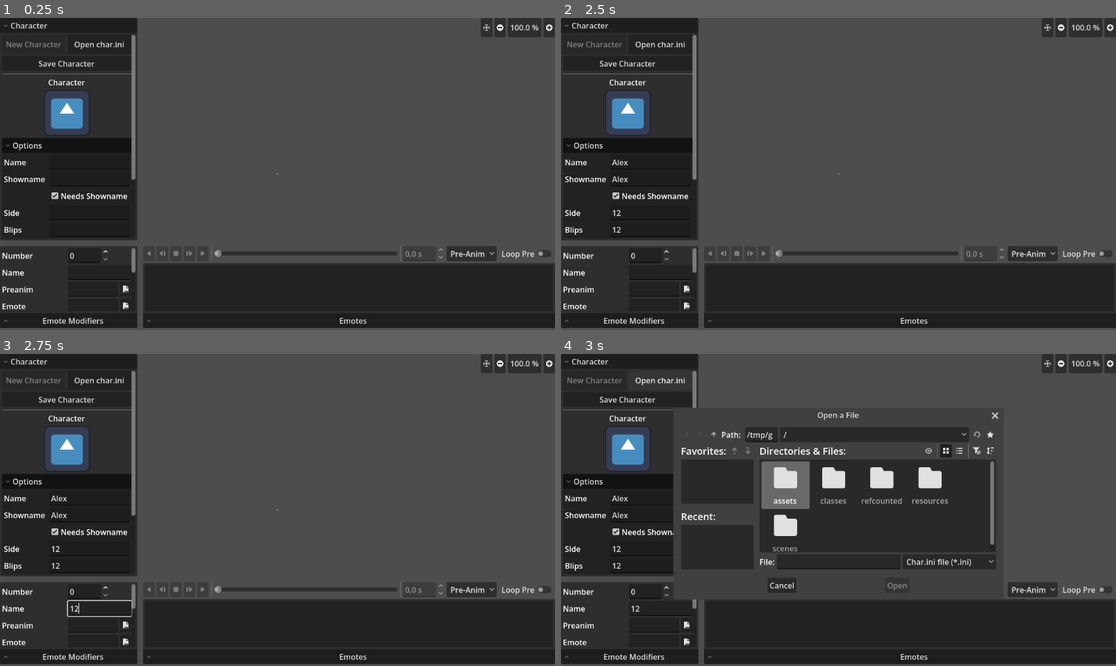
Above: before the commit, frames 1-4 (two rows, left to right).
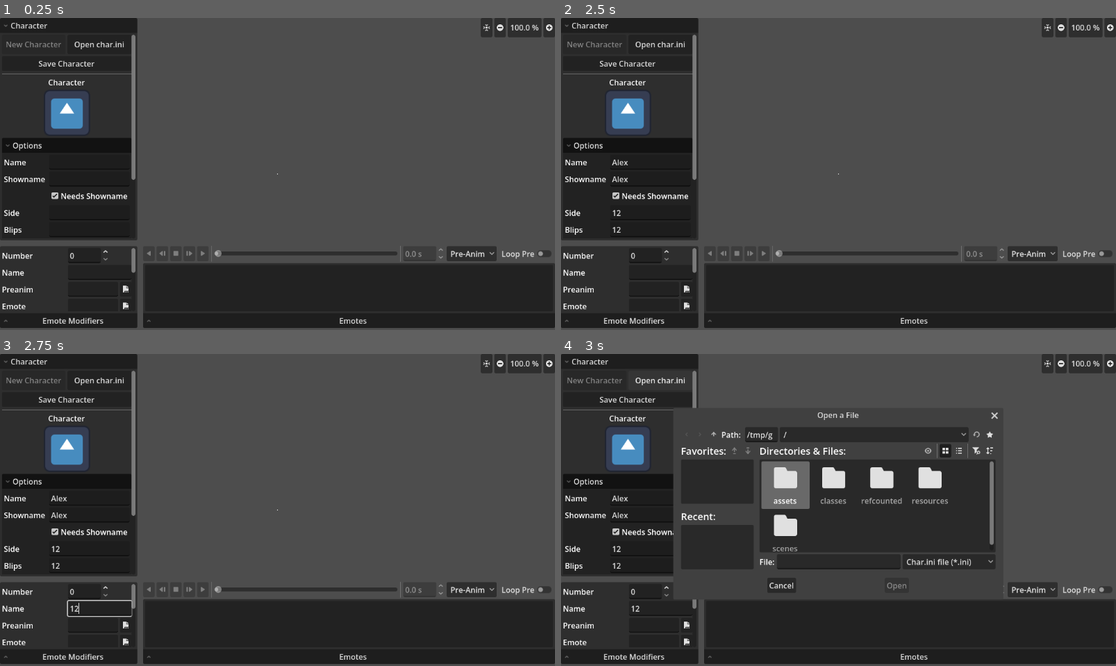
Above: after the commit, the same moments.

Repository: Crystalwarrior/KFO-CharMaker
Game: Godot game, scene res://scenes/main.tscn
Two runs of this game, one before a commit and one after it. Both use one fixed random seed, a clock stepped at 60 frames per second and the inputs below. The engine's default icon, where the game draws it, is replaced by a stand-in: a white triangle on a blue panel in a dark square.
Inputs (mouse positions are in pixels of both pictures, inside the frame that each line leads up to):
- Up to frame 1 (0.25 s): no input
- Up to frame 2 (2.5 s): click (649, 161) at 0.52 s; type "Alex" at 0.6 s; click (649, 180) at 0.75 s; type "Alex" at 0.83 s; click (649, 211) at 0.98 s; type "12" at 1.07 s; click (649, 230) at 1.27 s; type "12" at 1.35 s; click (649, 245) at 1.5 s; type "12" at 1.58 s; click (649, 264) at 1.73 s; type "12" at 1.82 s; click (649, 280) at 2.02 s; type "12" at 2.1 s; click (649, 295) at 2.25 s; type "12" at 2.33 s; click (660, 273) at 2.48 s
- Up to frame 3 (2.75 s): type "12" at 2.57 s
- Up to frame 4 (3 s): click "Open char.ini" at 2.75 s

Frames 1-3 are identical in both runs. In frame 4, 0.2% of the frame differs, in the area x 37-80%, y 18-77%.
Error in both runs: Invalid assignment of property or key 'char_name' with value of type 'String' on a base object of type 'Nil'. (res://scenes/char_converter.gd:199)

Commit message:
Add support for subfoldered emotes Fix static image support

Diff:
--- a/classes/attorney_animation.gd
+++ b/classes/attorney_animation.gd
@@ -53,4 +53,3 @@
 	animation.loop_mode = Animation.LOOP_LINEAR
 	var lib: AnimationLibrary = animation_player.get_animation_library("")
 	lib.add_animation(animation_name, animation)
-	name = animation_name
--- a/scenes/char_converter.gd
+++ b/scenes/char_converter.gd
@@ -402,8 +402,9 @@
 
 
 func load_image_file(image_path: String):
-	var emote_name: String = image_path.get_file().get_basename()
-	if is_instance_valid(world.get_node_or_null(emote_name)):
+	var local_path: String = image_path.trim_prefix(current_character.get_folder() + "/").get_basename()
+	var node_name: String = local_path.replace("/", "|")
+	if is_instance_valid(world.get_node_or_null(node_name)):
 		return
 	var file_extension: String = image_path.get_extension()
 	if file_extension in ANIMATED_EXTENSIONS:
@@ -418,13 +419,15 @@
 	var frame_data: Array[Dictionary] = await magick.get_threaded_frame_data(image_path)
 	var directory: String = image_path.get_base_dir()
 	var base_name: String = image_path.get_file().get_basename()
+	var local_path: String = image_path.trim_prefix(current_character.get_folder() + "/").get_basename()
 	var char_name: String = directory.get_file()
 	var frames_folder: String = ProjectSettings.globalize_path("user://frame_cache/%s/%s/" % [char_name, base_name])
 	if not FileAccess.file_exists(frames_folder):
 		magick.split_frames(image_path, frames_folder)
 	var attorney_anim: AttorneyAnimation = AttorneyAnimation.new()
 	attorney_anim.add_frames_from_folder(frames_folder)
-	attorney_anim.initialize_from_frame_data(base_name, frame_data)
+	attorney_anim.initialize_from_frame_data(local_path, frame_data)
+	attorney_anim.name = local_path.replace("/", "|")
 	if scaling_option.selected == 0:
 		world.texture_filter = CanvasItem.TEXTURE_FILTER_LINEAR
 	elif scaling_option.selected == 1:
@@ -438,7 +441,8 @@
 	var sprite = Sprite2D.new()
 	sprite.texture = image_texture
 	sprite.set_texture(image_texture)
-	sprite.name = image_path.get_file().get_basename()
+	var local_path: String = image_path.trim_prefix(current_character.get_folder() + "/").get_basename()
+	sprite.name = local_path.replace("/", "|")
 	world.add_child(sprite)
 
 
@@ -452,23 +456,31 @@
 	animation_option_button.select(index)
 	current_state = index as EmoteState
 	var emote_name: String = emote_edit.text
-	if animation_buttons.visible:
-		match current_state:
-			EmoteState.PRE:
-				emote_name = preanim_edit.text
-			EmoteState.IDLE:
-				emote_name = "(a)" + emote_name
-			EmoteState.TALK:
-				emote_name = "(b)" + emote_name
-			EmoteState.POST:
-				emote_name = "(c)" + emote_name
-		animation_buttons.set_animation_player(null)
-		for ao_anim: AttorneyAnimation in world.get_children():
+	var prefix: String = ""
+	match current_state:
+		EmoteState.PRE:
+			emote_name = preanim_edit.text
+		EmoteState.IDLE:
+			prefix = "(a)"
+		EmoteState.TALK:
+			prefix = "(b)"
+		EmoteState.POST:
+			prefix = "(c)"
+	emote_name = emote_name.replace("/", "|")
+	animation_buttons.set_animation_player(null)
+	for child: Node2D in world.get_children():
+		child.hide()
+		if child is AttorneyAnimation:
+			var ao_anim: AttorneyAnimation = child
 			if ao_anim.animation_player.animation_finished.is_connected(_on_pre_finished):
 				ao_anim.animation_player.animation_finished.disconnect(_on_pre_finished)
 			ao_anim.animation_player.stop()
-			ao_anim.hide()
-		var attorney_animation: AttorneyAnimation = world.get_node_or_null(emote_name)
+		else:
+			# no prefix checked
+			if child.name == emote_name:
+				child.show()
+	if animation_buttons.visible:
+		var attorney_animation: AttorneyAnimation = world.get_node_or_null(prefix + emote_name)
 		if attorney_animation:
 			attorney_animation.visible = true
 			animation_buttons.set_animation_player(attorney_animation.animation_player)
